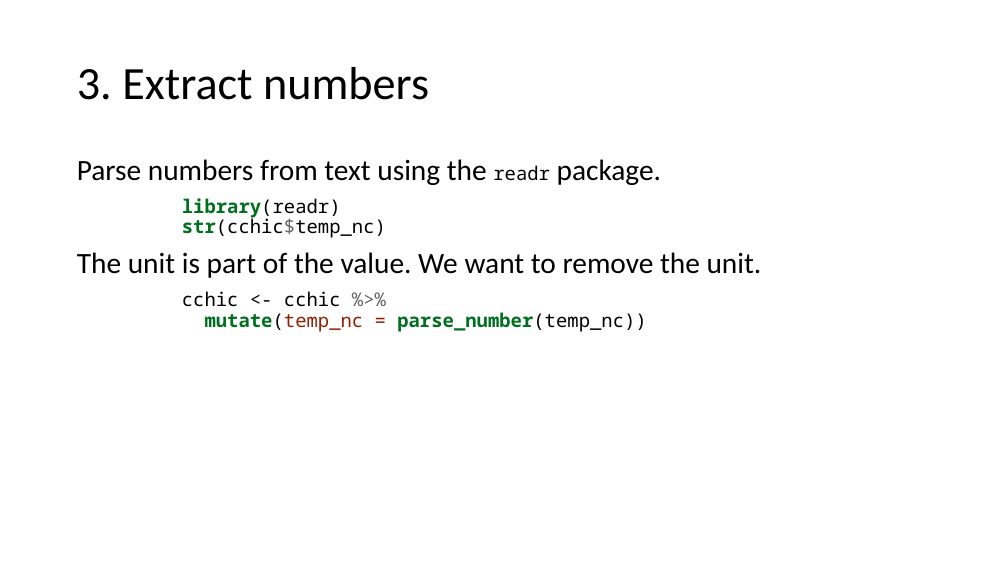
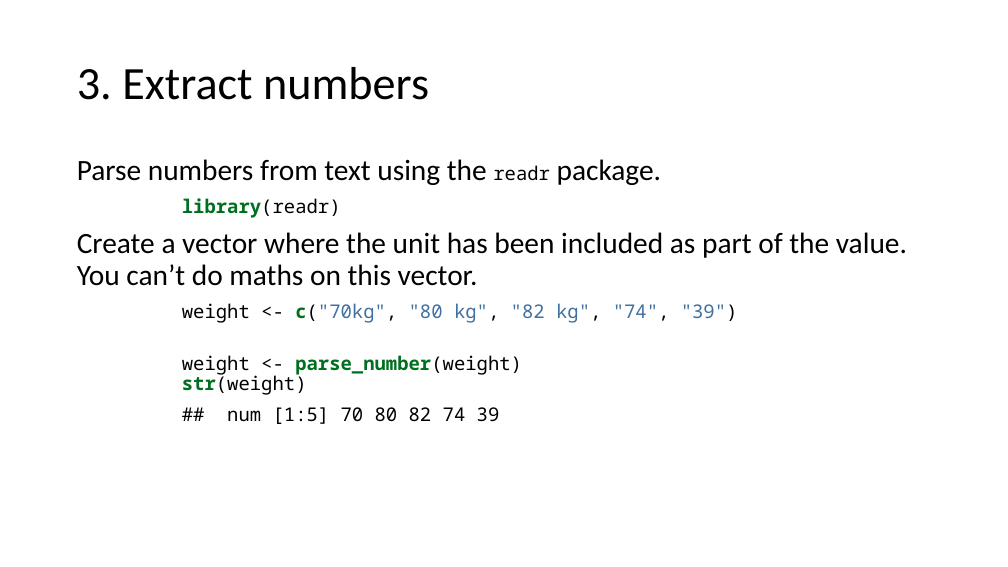
Before and after one commit to uclh-criu/learning-datascience, a slide deck: slide 23 of Workshops/Workshop4.pptx. Drawn at 1008x567 pixels with LibreOffice and Linux fonts; fonts in the diff are those of the drawing. Boxes give left, top, right and bottom in pixels: in the first picture for what was removed or moved away, otherwise in the second. Text is boxed around its words. In the diff, an @@ line names an element or a change of style, - is before the commit and + after.

```diff
--- a/Workshops/Workshop4.pptx
+++ b/Workshops/Workshop4.pptx
@@ text at box(77, 198, 907, 424): text changed @@
-library(readr)
-str(cchic$temp_nc)
-The unit is part of the value. We want to remove the unit.
-cchic <- cchic %>%
-mutate(temp_nc = parse_number(temp_nc))
+library(readr)
+Create a vector where the unit has been included as part of the value. You can’t do maths on this vector.
+weight <- c("70kg", "80 kg", "82 kg", "74", "39")
+weight <- parse_number(weight)
+str(weight)
+## num [1:5] 70 80 82 74 39
```
Also in this commit, not shown: 6 other slides changed, 12 other files.
